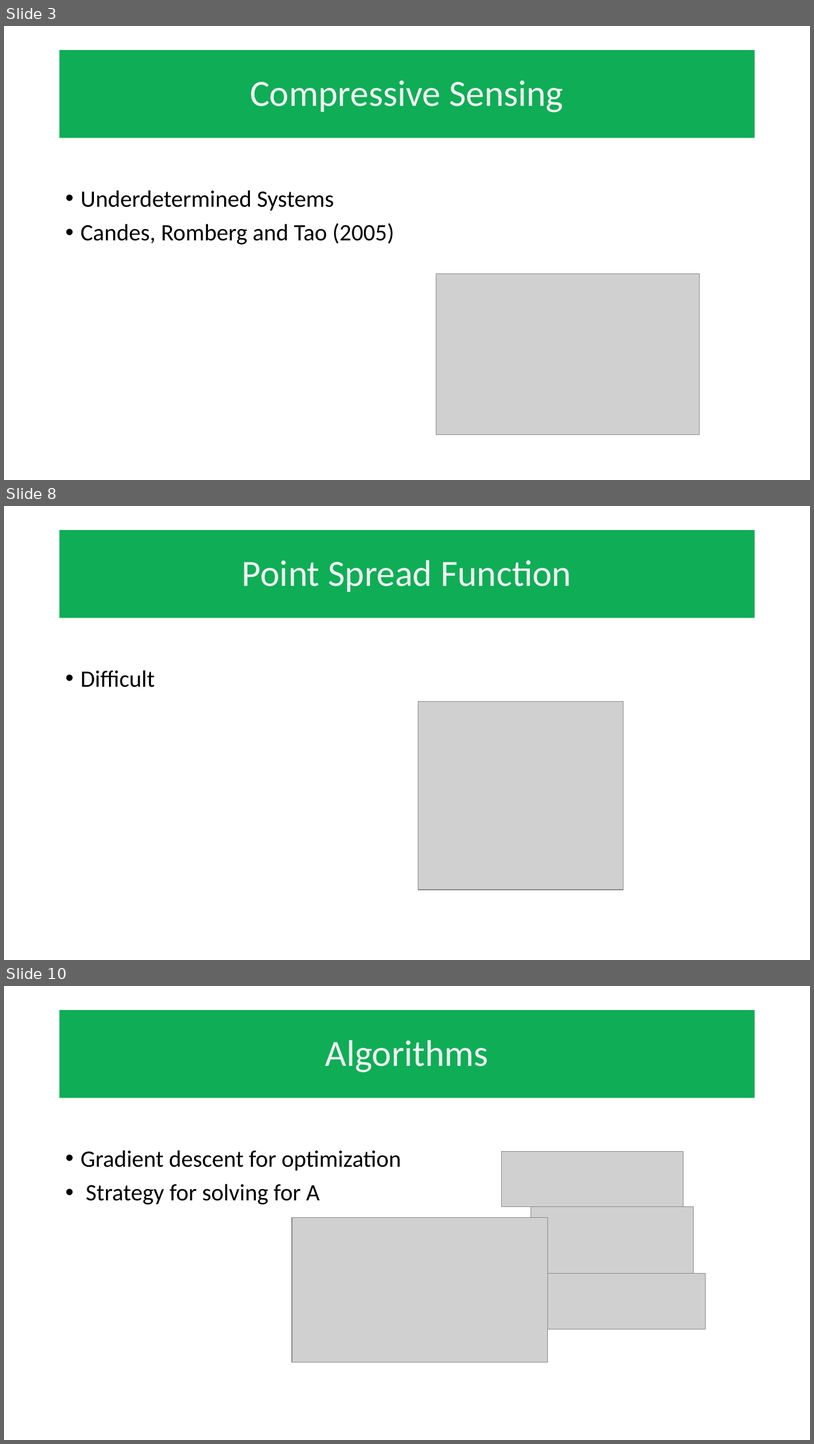
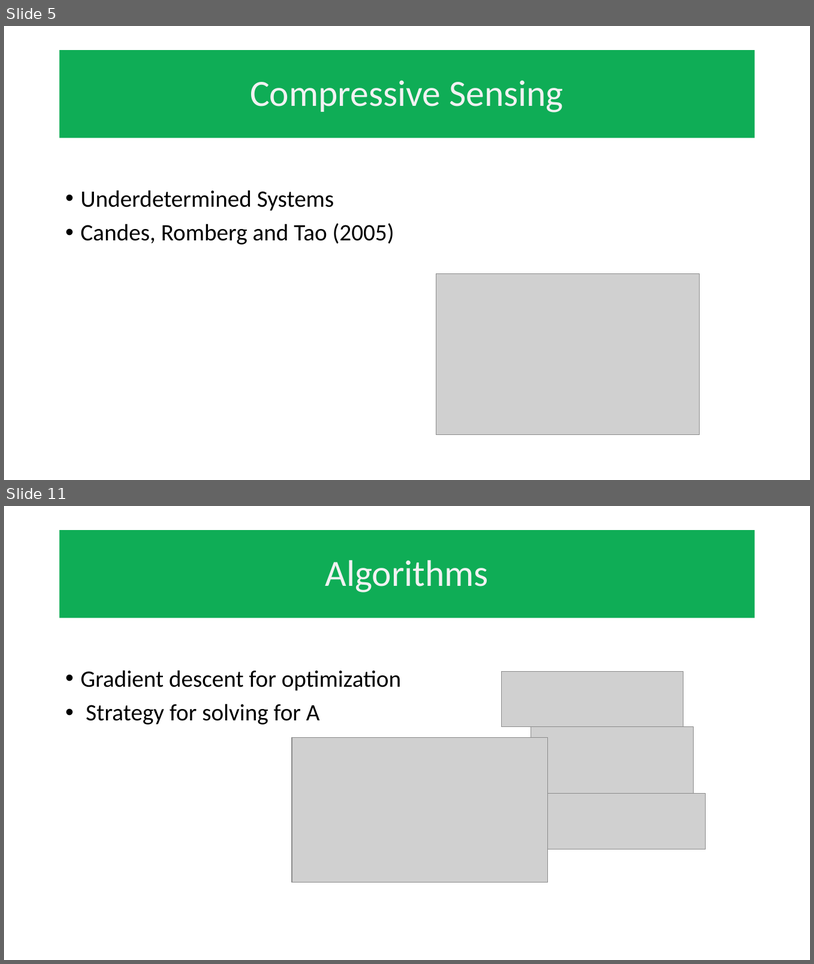
Before and after one commit to mathFPGAseek/und_eecs590_F21, a slide deck: diffuser_cam_20211202_rev1.pptx. Shown one above the other, each under a label of ours: slides 3, 8 and 10 before the commit, slides 5 and 11 after it; the slides between them are not shown. The pictures are 814x1444 and 814x964 pixels, drawn with LibreOffice and Linux fonts; fonts in the diff are those of the drawing; grey boxes stand for pictures; background and template pictures are left out. Boxes give left, top, right and bottom in pixels: in the first picture for what was removed or moved away, otherwise in the second. Text is boxed around its words. In the diff, an @@ line names an element or a change of style, - is before the commit and + after.

```diff
--- a/diffuser_cam_20211202_rev1.pptx
+++ b/diffuser_cam_20211202_rev1.pptx
@@ slide 8 removed at [4,506,810,960], background #FFFFFF @@
@@ title removed at [60,530,755,618] @@
-Point Spread Function
@@ text removed at [81,670,155,687] @@
-• Difficult
@@ picture removed at [419,702,623,889] @@
@@ what was slide 3 is now slide 5 @@
@@ what was slide 10 is now slide 11 @@
```
Also in this commit, not shown: 10 slides changed, 2 slides added.
